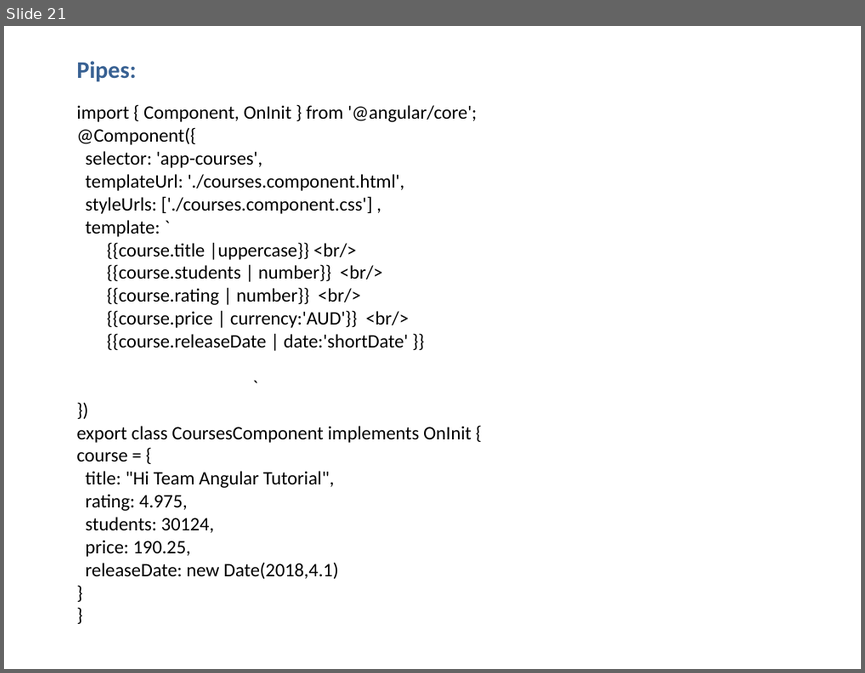
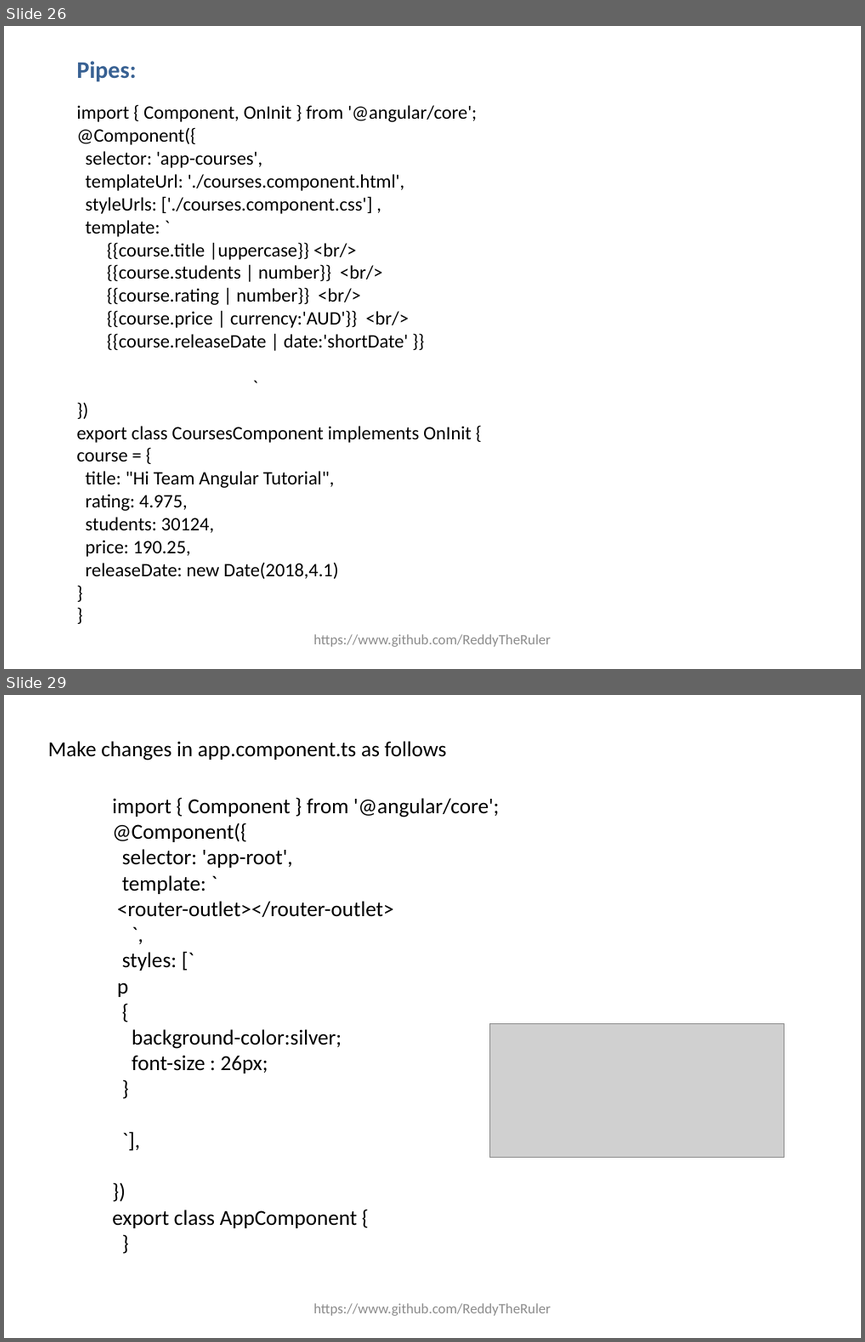
Before and after one commit to ReddyTheruler/Angular, a slide deck: Angular_PPT.pptx. Shown one above the other, each under a label of ours: slide 21 before the commit, slides 26 and 29 after it; the slides between them are not shown. The pictures are 865x673 and 865x1342 pixels, drawn with LibreOffice and Linux fonts; fonts in the diff are those of the drawing; grey boxes stand for pictures. Boxes give left, top, right and bottom in pixels: in the first picture for what was removed or moved away, otherwise in the second. Text is boxed around its words. In the diff, an @@ line names an element or a change of style, - is before the commit and + after.

```diff
--- a/Angular_PPT.pptx
+++ b/Angular_PPT.pptx
@@ slide 29 added at [4,695,861,1338], background #FFFFFF @@
@@ text added at [48,741,447,760], 18 pt, text #000000 @@
+Make changes in app.component.ts as follows
@@ text added at [112,798,499,1228], 18 pt, text #000000 @@
+import { Component } from '@angular/core';
+@Component({
+selector: 'app-root',
+template: `
+<router-outlet></router-outlet>
+`,
+styles: [`
+p
+{
+background-color:silver;
+font-size : 26px;
+}
+`],
+})
+export class AppComponent {
+}
@@ picture added at [490,1023,784,1157] @@
@@ text added at [313,1303,551,1315], 12 pt, text #8C8C8C @@
+https://www.github.com/ReddyTheRuler
@@ what was slide 21 is now slide 26 @@
@@ slide 26 changed as well @@
@@ text added at [313,634,551,646], 12 pt, text #8C8C8C @@
+https://www.github.com/ReddyTheRuler
```
Also in this commit, not shown: 20 other slides changed, 10 other slides added, 1 slide removed.
